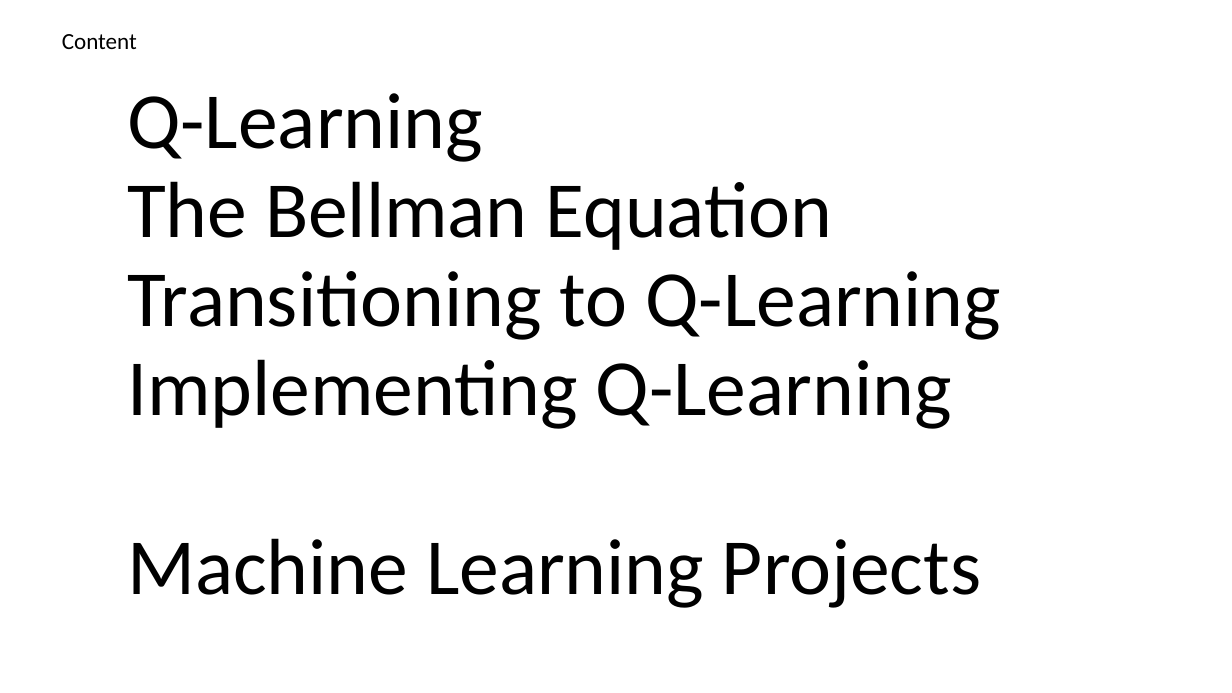
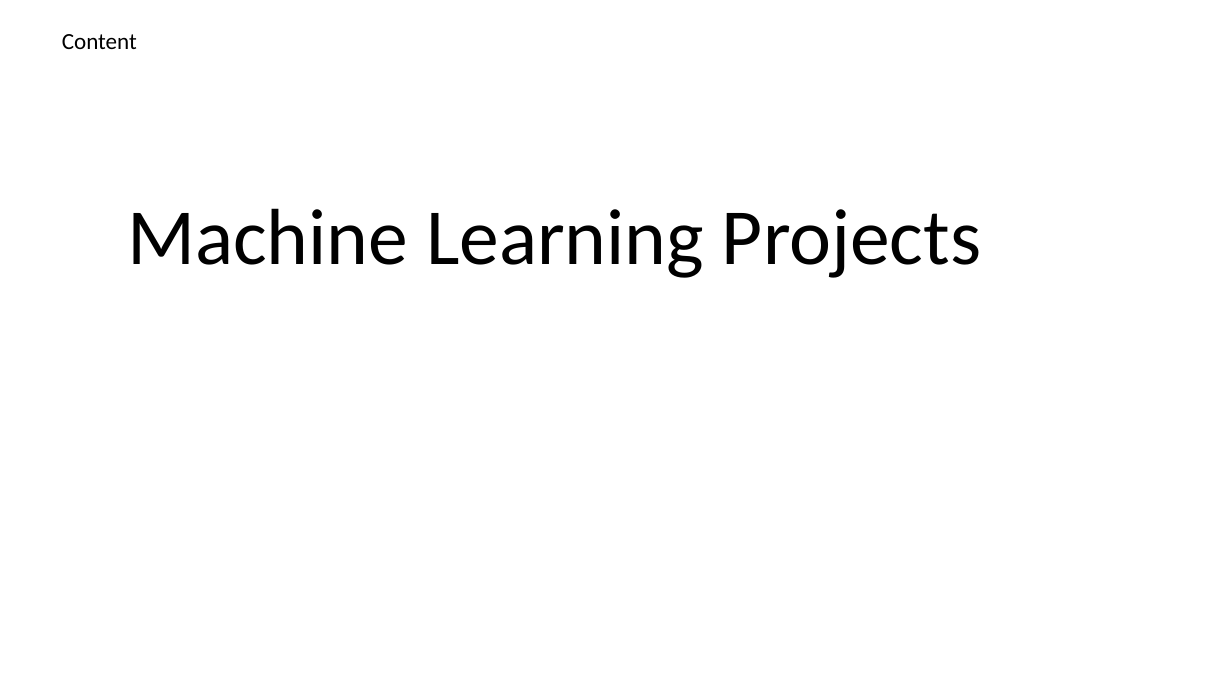
Before and after one commit to renshan2/accesspy, a slide deck: slide 36 of AI-ML-DL/Machine Learning.pptx (slide 28 before the commit). Drawn at 1232x693 pixels with LibreOffice and Linux fonts; fonts in the diff are those of the drawing. Boxes give left, top, right and bottom in pixels: in the first picture for what was removed or moved away, otherwise in the second. Text is boxed around its words. In the diff, an @@ line names an element or a change of style, - is before the commit and + after.

```diff
--- a/AI-ML-DL/Machine Learning.pptx
+++ b/AI-ML-DL/Machine Learning.pptx
@@ subtitle "Machine Learning Projects" at (127, 208, 981, 278): line spacing 0.8 to 0.9 @@
@@ subtitle at (127, 93, 1001, 429): paragraphs removed @@
-Q-Learning
-The Bellman Equation
-Transitioning to Q-Learning
-Implementing Q-Learning
```
Also in this commit, not shown: 7 other slides changed, 8 slides added, 4 other files.
